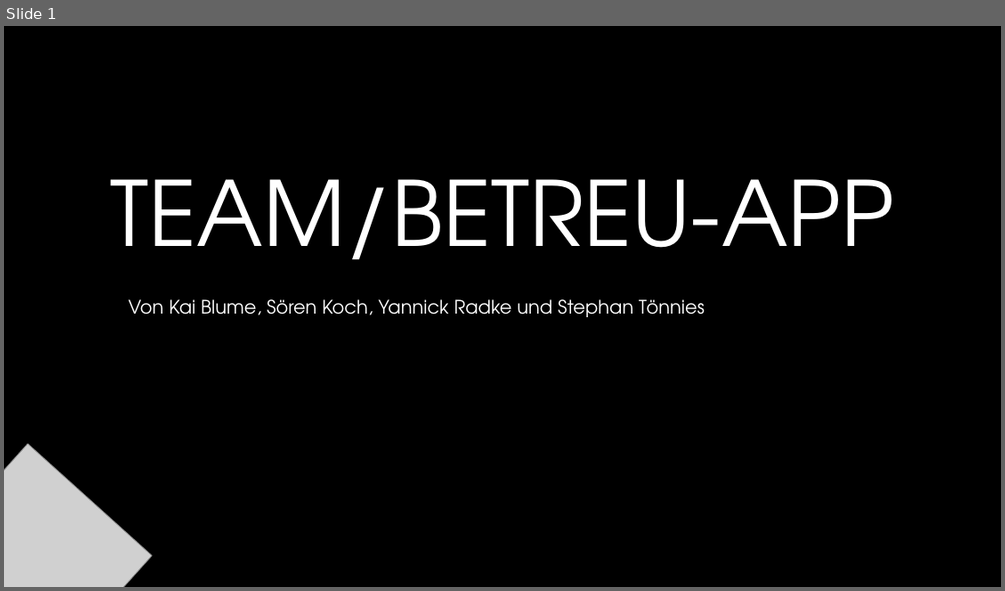
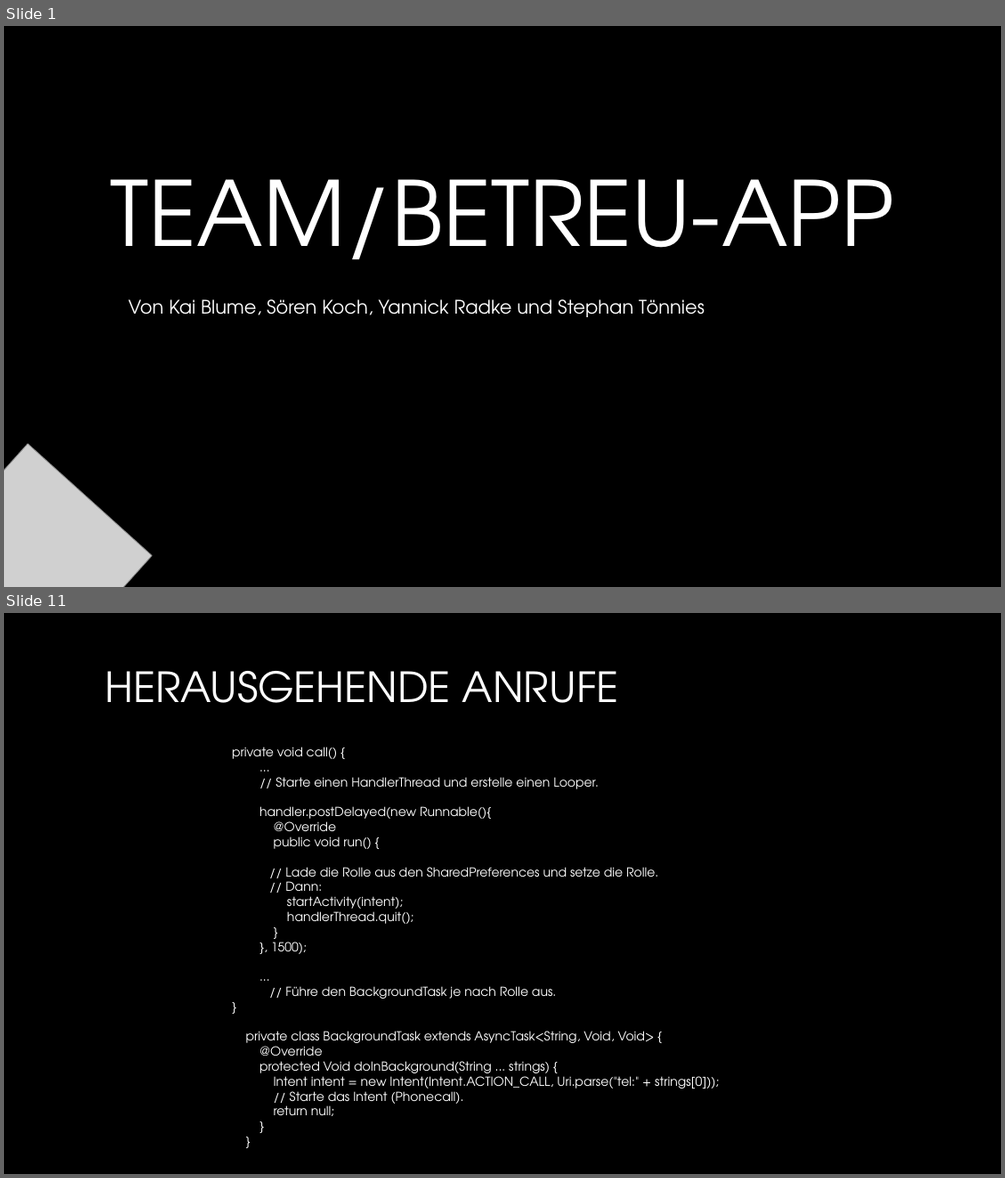
Before and after one commit to YK18415/TeamAndroid, a slide deck: documentation/TeamAndroid_Praesentation.pptx. Shown one above the other, each under a label of ours: slide 1 before the commit, slides 1 and 11 after it; the slides between them are not shown. The pictures are 1005x591 and 1005x1178 pixels, drawn with LibreOffice and Linux fonts; fonts in the diff are those of the drawing; grey boxes stand for pictures; background and template pictures are left out. Boxes give left, top, right and bottom in pixels: in the first picture for what was removed or moved away, otherwise in the second. Text is boxed around its words. In the diff, an @@ line names an element or a change of style, - is before the commit and + after.

Commit message:
refactored (AndroidManifest.xml, MainActivity, PhoneCallReceiver, strings.xml) and finished the presentation to 98%.

```diff
--- a/documentation/TeamAndroid_Praesentation.pptx
+++ b/documentation/TeamAndroid_Praesentation.pptx
@@ slide 11 added at [4, 613, 1001, 1174], background picture (left out) @@
@@ title added at [105, 671, 619, 703], 40 pt, text gradient #FFFFFF to #A6A6A6 @@
+HERAUSGEHENDE ANRUFE
@@ text added at [232, 747, 719, 1116], 12 pt, text #FFFFFF @@
+private void call() {
+...
+// Starte einen HandlerThread und erstelle einen Looper.
+handler.postDelayed(new Runnable(){
+@Override
+public void run() {
+// Lade die Rolle aus den SharedPreferences und setze die Rolle.
+// Dann:
+startActivity(intent);
+handlerThread.quit();
+}
+}, 1500);
+...
+// Führe den BackgroundTask je nach Rolle aus.
+}
+private class BackgroundTask extends AsyncTask<String, Void, Void> {
+@Override
+protected Void doInBackground(String ... strings) {
+Intent intent = new Intent(Intent.ACTION_CALL, Uri.parse("tel:" + strings[0]));
+// Starte das Intent (Phonecall).
+return null;
+}
+}
```
Also in this commit, not shown: 3 slides changed, 9 other slides added, 2 slides removed, 4 other files.
